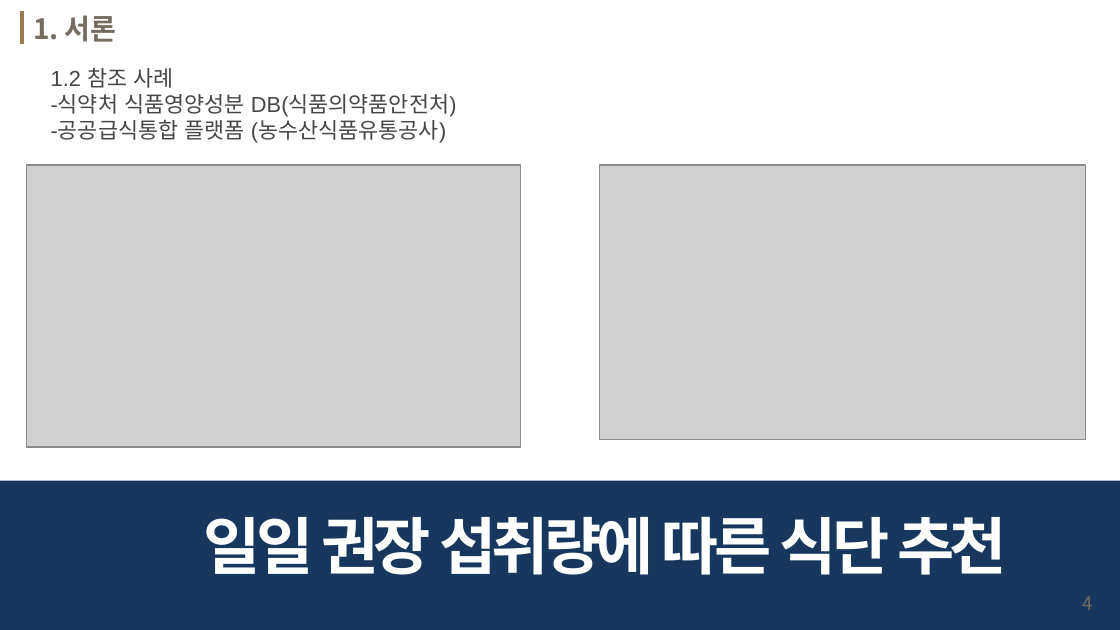
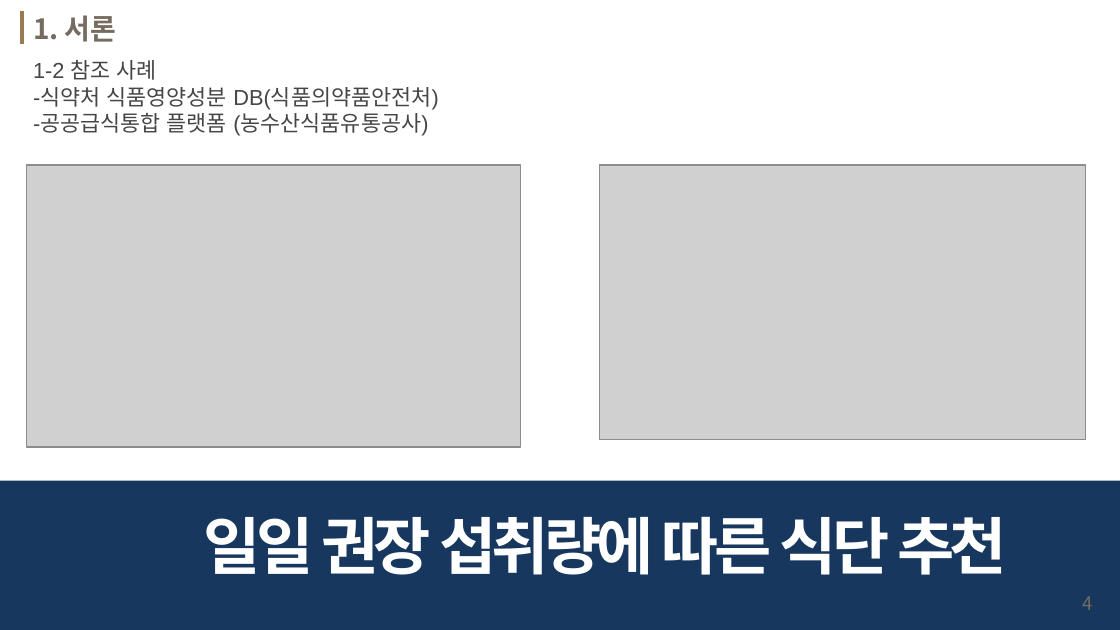
Before and after one commit to ssoom98/personal_project, a slide deck: slide 4 of ppt/발표 ppt.pptx. Drawn at 1120x630 pixels with LibreOffice and Linux fonts; fonts in the diff are those of the drawing; grey boxes stand for pictures; background and template pictures are left out. Boxes give left, top, right and bottom in pixels: in the first picture for what was removed or moved away, otherwise in the second. Text is boxed around its words. In the diff, an @@ line names an element or a change of style, - is before the commit and + after.

```diff
--- a/ppt/발표 ppt.pptx
+++ b/ppt/발표 ppt.pptx
@@ text "1-2 참조 사례": place and size @@
-text "1-2 참조 사례" at (51,68,457,143)
+text "1-2 참조 사례" at (33,60,439,136)
@@ text at (33,60,157,80): text changed @@
-1.2 참조 사례
+1-2 참조 사례
```
Also in this commit, not shown: 7 other slides changed, 1 other file.
